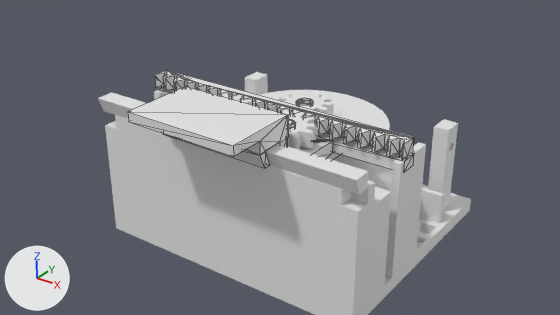
A saved change to the Blender file 3-0/19.58_variant2/variant2.blend.
Before and after are seen from the file's camera 'Камера'. Every picture has the same lights, and +X, +Y and +Z are marked at lower left. The older version comes first. Mesh edges are drawn as thin lines on the coarser meshes.

The first picture shows 'Брусок', 'Колпак ротора', 'Основание', 'Плавающая 2', 'Ползун', 'Рейка неподвижная', 'Тележка', 'Шестерня мотора' and 2 more.
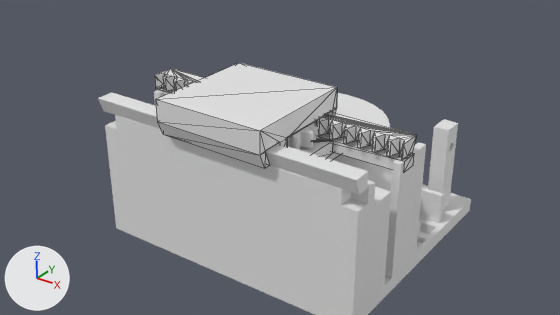
Boxes (x1, y1, x2, y2) around the edits, measured in the pictures (560 x 315 px; the box of a moved part takes in the faces that stretch with it):
'Тележка', reshaped (13% wider, 28% taller)
    before: (128, 86, 288, 168)
    after: (156, 63, 337, 168)
'Рейка неподвижная', reshaped
    before: (154, 70, 414, 160)
    after: (154, 68, 417, 160)
part 1 of me_rack, moved or reshaped
    before: (155, 70, 414, 159)
    after: (155, 68, 417, 159)
part 2 of me_cart, moved or reshaped
    before: (128, 86, 288, 157)
    after: (156, 63, 337, 155)

The change, as a list of edits to the scene's bpy script:
```text
Change me_rack:
    used by ob_рейка_неподвижная; location = (0.0, 0.0, 0.0)
    remove me_rack.from_pydata(...)  # 188 vertices, 372 faces; spans x -25.0..25.0, y 4.1..7.4, z 22.9..25.9
    add me_rack.from_pydata(...)  # 190 vertices, 376 faces; spans x -25.0..25.0, y 4.1..8.4, z 22.9..25.9
    me_rack part 1
    2 vertices are removed from x -25.0..25.0, y 7.4, z 25.9
    89 faces are deleted
    4 vertices are added at (-25.0, 8.4, 25.9), (25.0, 8.4, 25.9), (25.0, 7.4, 23.4), (-25.0, 7.4, 23.4)
    93 new faces join them
Change me_cart:
    used by ob_тележка; location = (0.0, 0.0, 0.0)
    remove me_cart.from_pydata(...)  # 92 vertices, 180 faces; spans x -10.0..10.0, y -16.8..-3.9, z 23.4..29.7
    add me_cart.from_pydata(...)  # 96 vertices, 188 faces; spans x -10.0..10.0, y -10.8..9.8, z 23.4..29.7
    me_cart part 2
    10 vertices are removed from x -10.0..10.0, y -16.8..-3.9, z 26.0..29.7
    48 faces are deleted
    7 vertices are added at x 10.0, y -10.8..9.8, z 23.4..29.7
    7 new vertices lie (-20.0, 0.0, 0.0) away from vertices in x 10.0, y -10.8..9.8, z 23.4..29.7
    56 new faces join them
```
